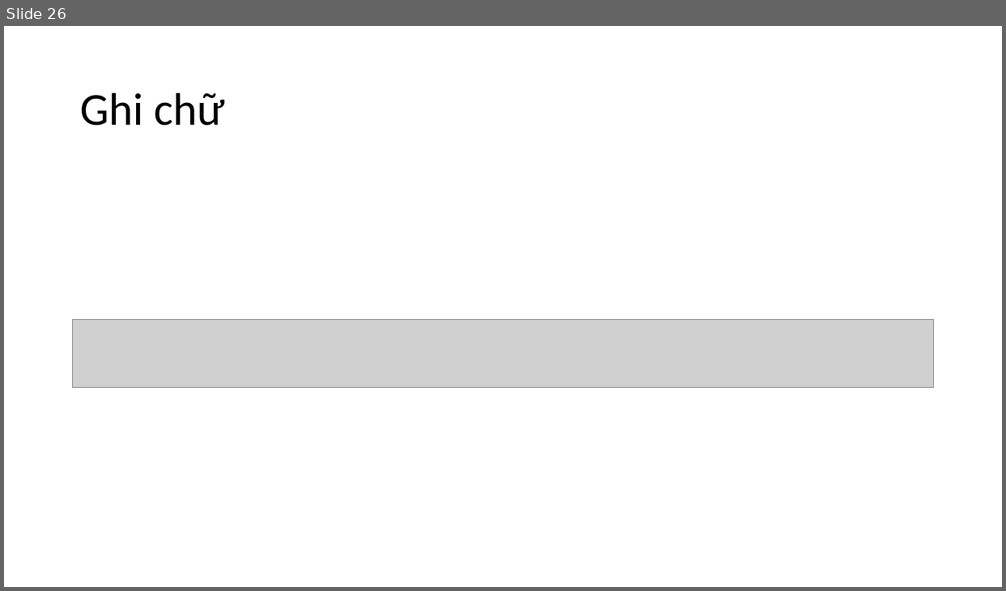
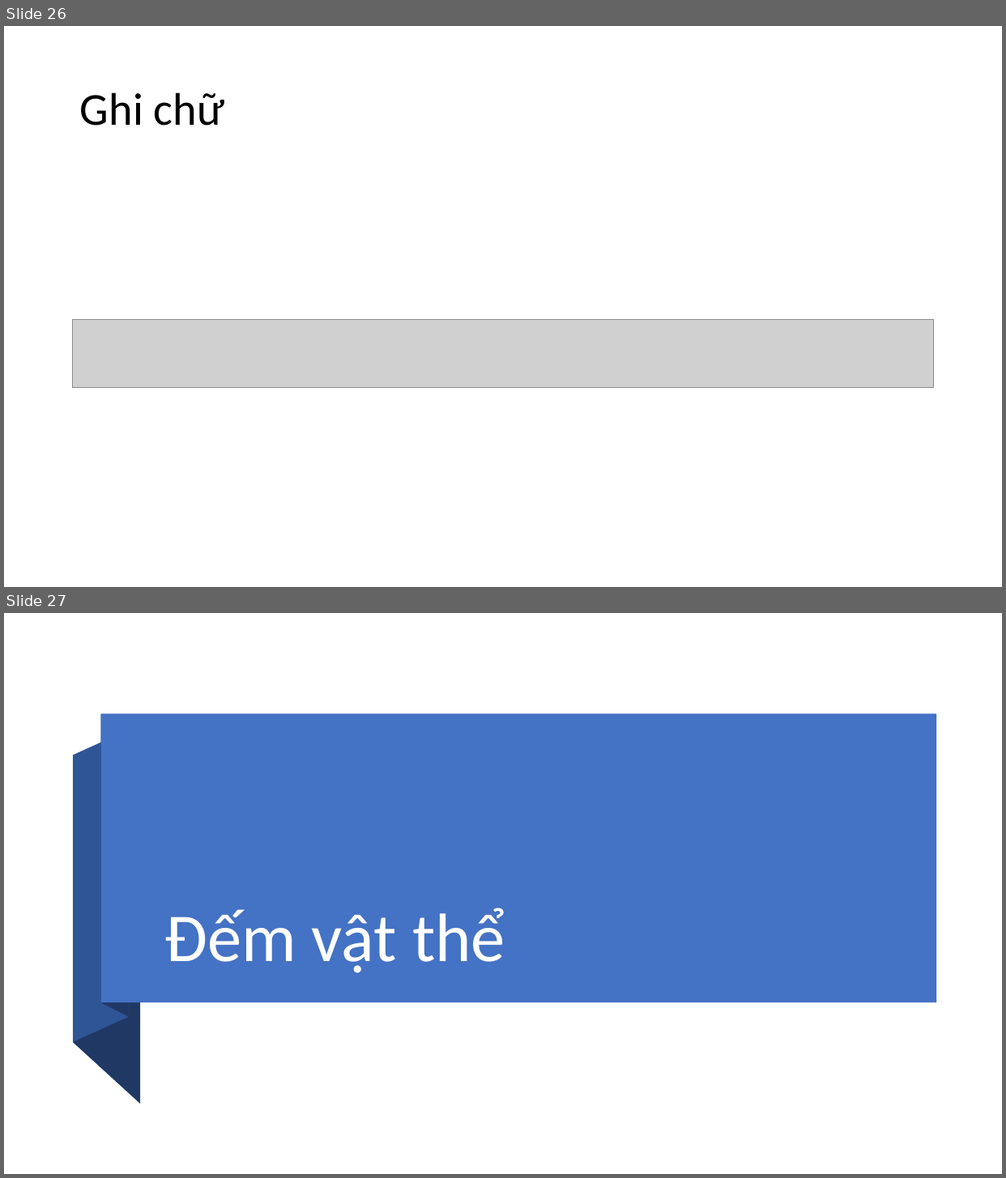
Before and after one commit to levinhhoang16/PyOpenCVCourse, a slide deck: Lecture/OpenCVCoban.pptx. Shown one above the other, each under a label of ours: slide 26 before the commit, slides 26 and 27 after it. The pictures are 1006x591 and 1006x1178 pixels, drawn with LibreOffice and Linux fonts; fonts in the diff are those of the drawing; grey boxes stand for pictures. Boxes give left, top, right and bottom in pixels: in the first picture for what was removed or moved away, otherwise in the second. Text is boxed around its words. In the diff, an @@ line names an element or a change of style, - is before the commit and + after.

```diff
--- a/Lecture/OpenCVCoban.pptx
+++ b/Lecture/OpenCVCoban.pptx
@@ slide 27 added at (4,613,1002,1174), background #FFFFFF @@
@@ freeform shape added at (73,730,129,1043), fill #2F5597 @@
@@ freeform shape added at (100,715,129,1018), fill #203864 @@
@@ rectangle added at (100,714,936,1003), fill #4472C4 @@
@@ freeform shape added at (73,757,140,1104), fill #203864 @@
@@ title added at (164,908,505,973), 66 pt, text #FFFFFF @@
+Đếm vật thể
```
Also in this commit, not shown: 5 other slides added, 2 other files.
